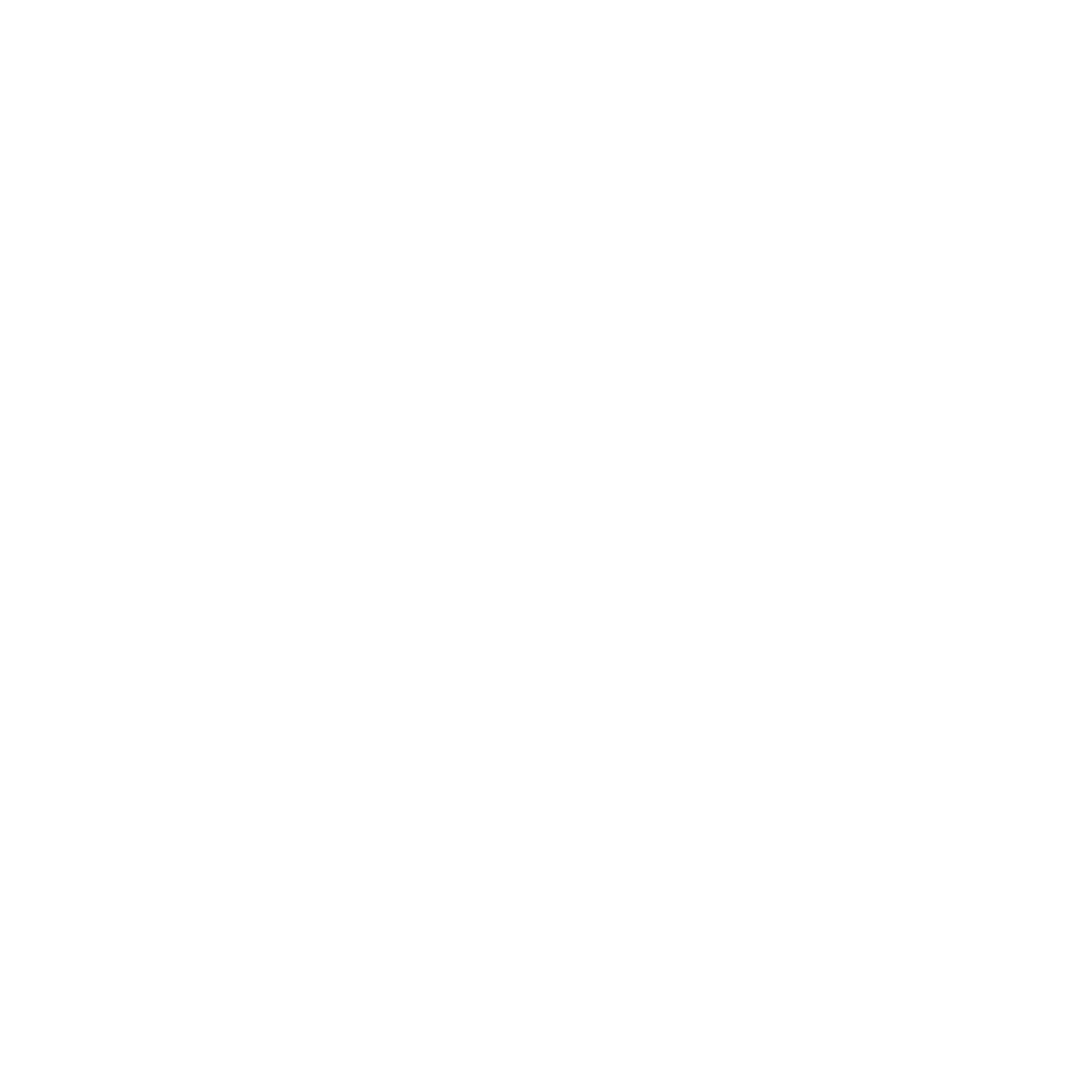
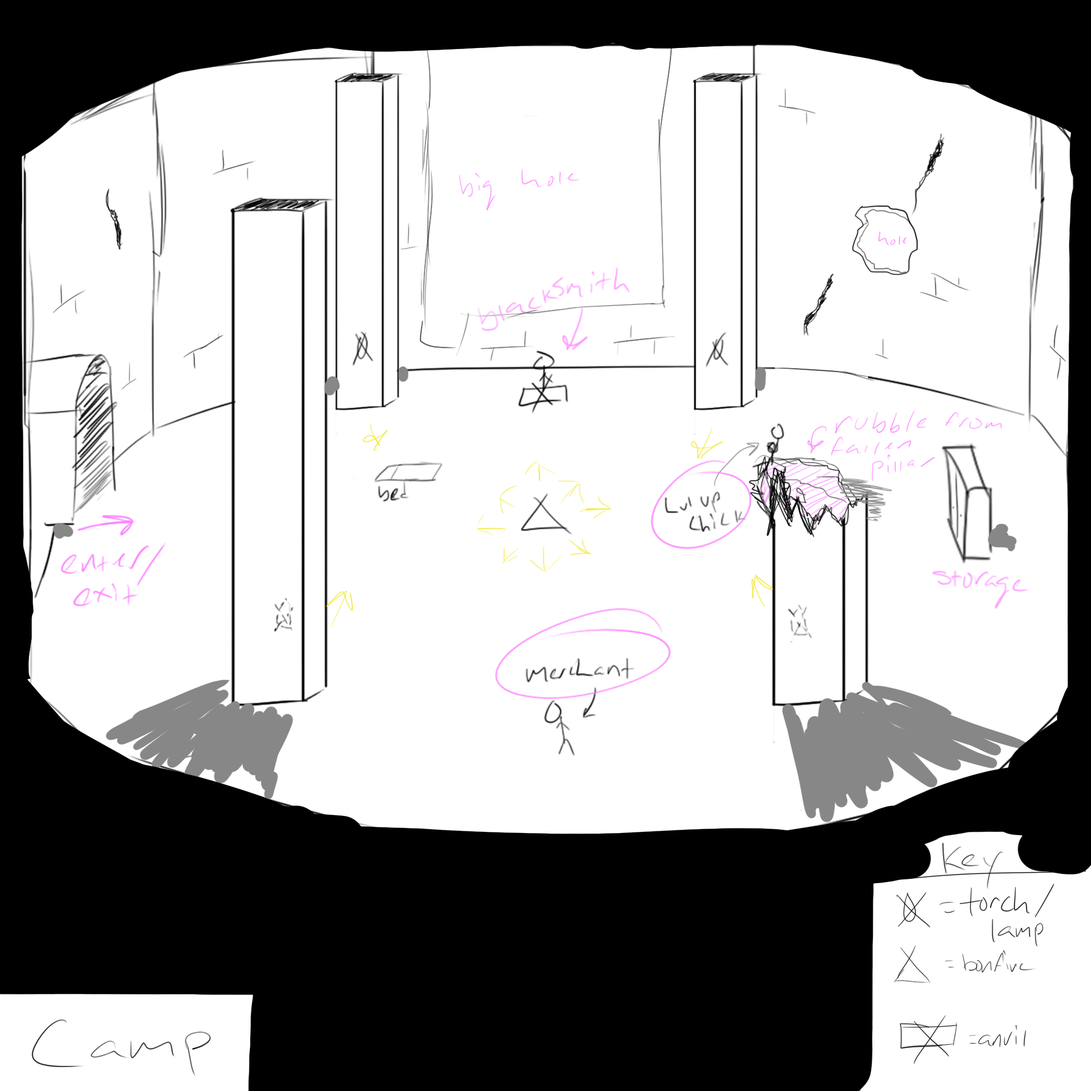
Comparing the layer stacks of the two 1091 × 1091 images. Changes:
added group "r" with 8 layers above "Background" over box(0, 0, 1091, 1091)
added layer "black" in group "r" over box(0, 0, 1091, 1091)
added layer "shadow" in group "r" over box(52, 366, 1033, 823)
added layer "light" in group "r" over box(325, 424, 774, 629)
added layer "notes" in group "r" over box(60, 168, 1031, 700)
added layer "stuff" in group "r" over box(371, 349, 994, 757)
added layer "pilars" in group "r" over box(28, 40, 869, 812)
added layer "main walls" in group "r" over box(13, 16, 1078, 850)
added layer "key" in group "r" over box(31, 842, 1087, 1091)
